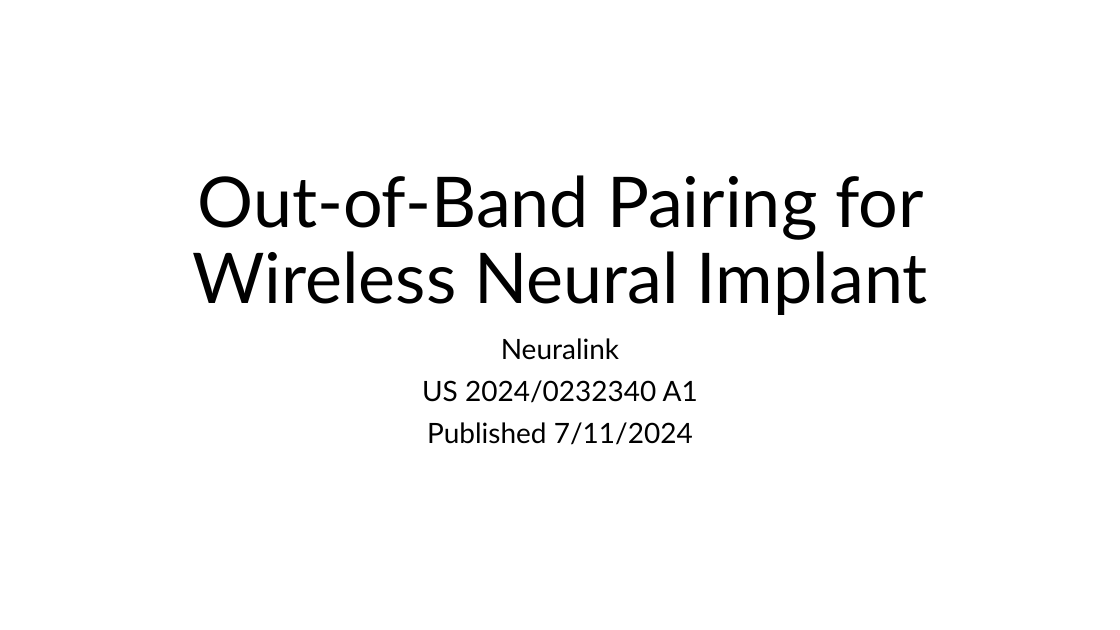
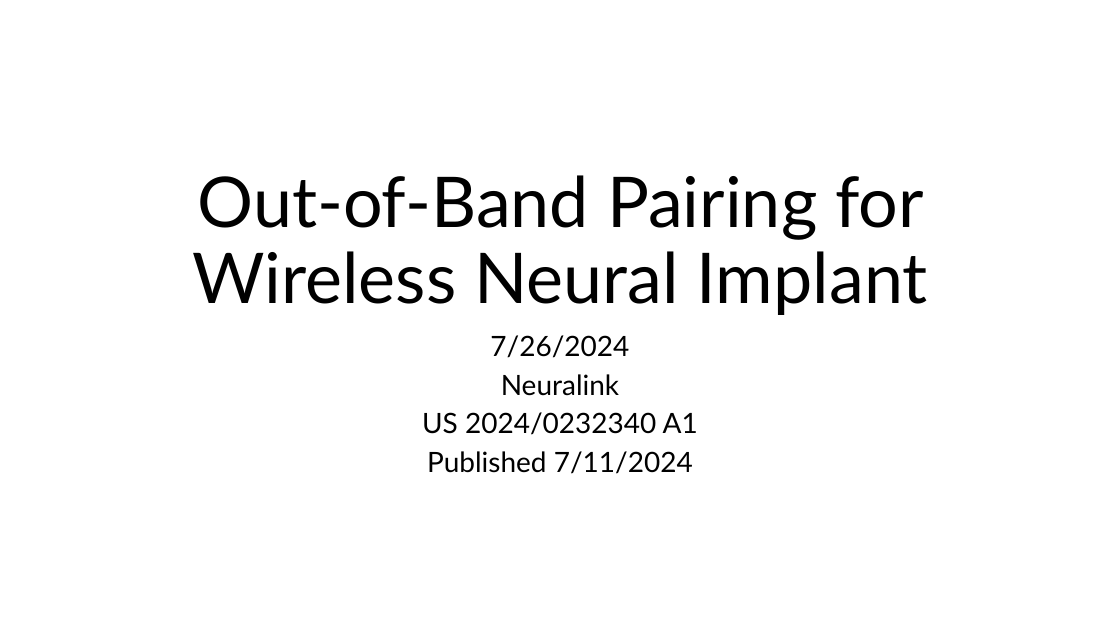
Before and after one commit to michaela10c/neuralink-patents, a slide deck: slide 1 of Out-of-Band Pairing for Wireless Neural Implant/Out-of-Band Pairing for Wireless Neural Implant.pptx. Drawn at 1120x630 pixels with LibreOffice and Linux fonts; fonts in the diff are those of the drawing. Boxes give left, top, right and bottom in pixels: in the first picture for what was removed or moved away, otherwise in the second. Text is boxed around its words. In the diff, an @@ line names an element or a change of style, - is before the commit and + after.

```diff
--- a/Out-of-Band Pairing for Wireless Neural Implant/Out-of-Band Pairing for Wireless Neural Implant.pptx
+++ b/Out-of-Band Pairing for Wireless Neural Implant/Out-of-Band Pairing for Wireless Neural Implant.pptx
@@ subtitle at (490,335,629,358): paragraph added @@
+7/26/2024
@@ subtitle at (422,374,698,474): line spacing 0.9 to 0.8 @@
```
